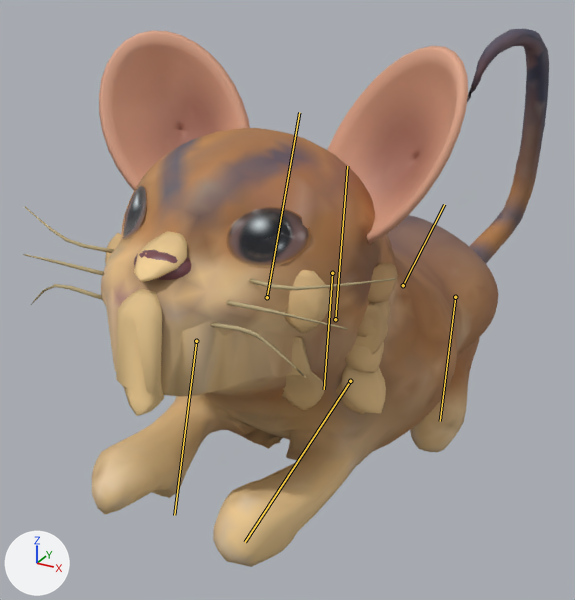
Renders of the glTF model public/art/mouse.glb from each side of a commit.
Camera for both pictures: a camera (50 mm lens) standing at (0.92, -1.98, 1.62) and looking at (-0.2, 0.06, 0.6). Arrows for +X, +Y and +Z are at lower left; the lights stay in place. The first picture is the older version. Both versions are drawn at frame 12 of the action 'summon'; the numbers are the values there. The bones that bend it are drawn over the model as lines.
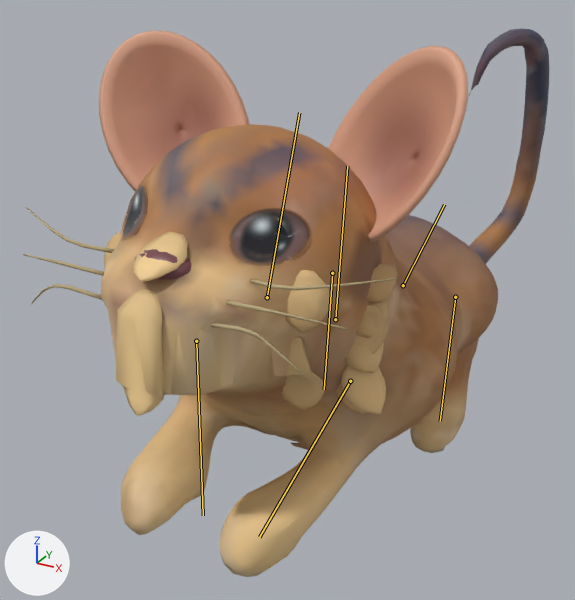
Pixel boxes (x1, y1, x2, y2) of what changed, in the pictures (575 x 600 px):
```json
{"object": "Mesh_7", "change": "posed", "before": [92, 29, 549, 567], "after": [101, 28, 549, 577]}
{"object": "Mesh_6", "change": "posed", "before": [105, 231, 388, 416], "after": [104, 232, 388, 416]}
{"object": "Mesh_0", "change": "posed", "before": [122, 185, 311, 267], "after": [121, 185, 312, 267]}
{"bone": "FrontL", "before": "(196, 341) to (174, 515)", "after": "(196, 341) to (203, 515)"}
{"bone": "FrontR", "before": "(350, 381) to (245, 542)", "after": "(350, 381) to (259, 537)"}
```

Edits to the scene script, one JSON object a line:
```json
{"block": "bone_frontl", "where": "bone_frontl = bpy.data.objects['mouse rig'].pose.bones['FrontL']  # child of 'Body'"}
{"op": "set", "path": "bone_frontl.rotation_quaternion", "old": "(0.94, -0.296, 0.051, -0.161)", "new": "(0.97, -0.177, 0.03, -0.167)", "note": "degrees (-35, 0, -19) -> degrees (-21, 0, -19)"}
{"block": "bone_frontr", "where": "bone_frontr = bpy.data.objects['mouse rig'].pose.bones['FrontR']  # child of 'Body'"}
{"op": "set", "path": "bone_frontr.rotation_quaternion", "old": "(0.94, -0.296, -0.051, 0.161)", "new": "(0.97, -0.177, -0.03, 0.167)", "note": "degrees (-35, 0, 19) -> degrees (-21, 0, 19)"}
```
